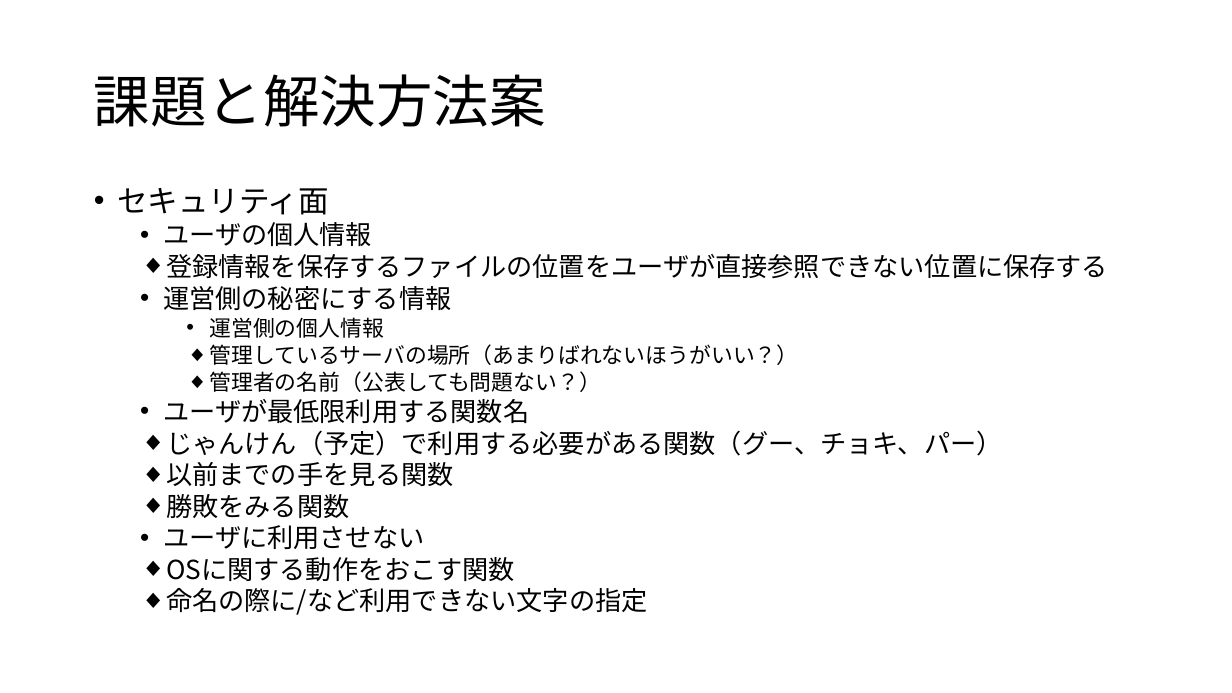
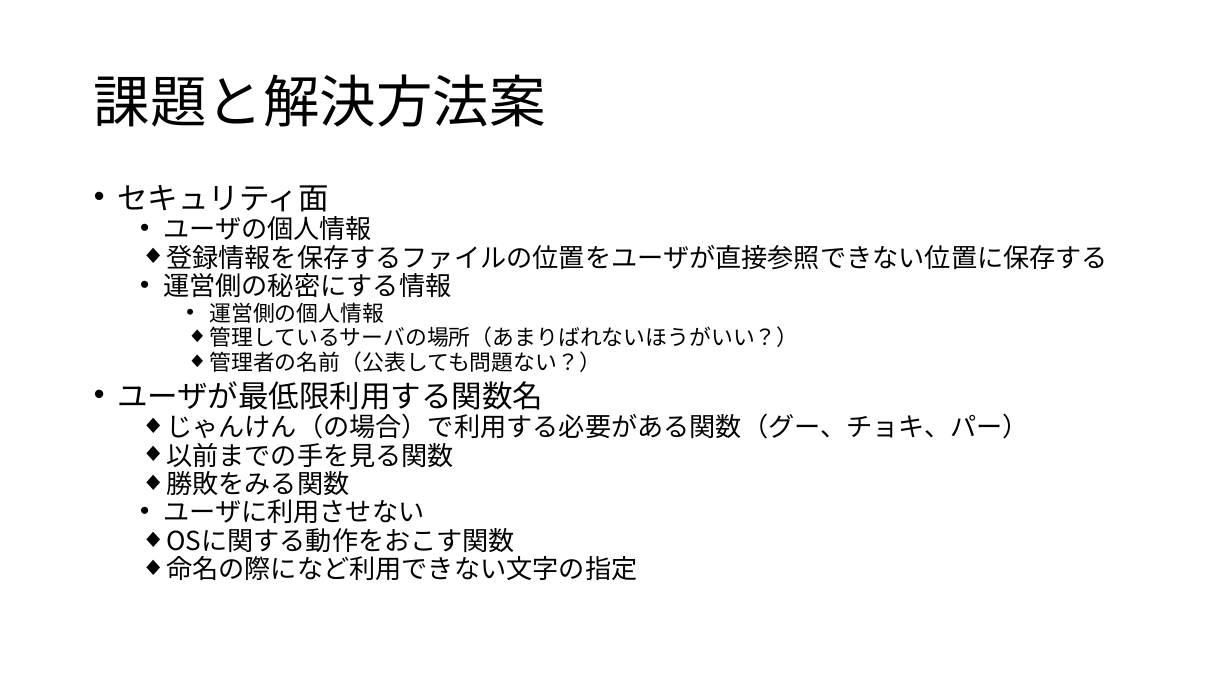
Before and after one commit to kait-takanolab/1821121-shimaoka-thesis, a slide deck: slide 11 of 1821121_shimaoka_sotsuken.pptx. Drawn at 1232x693 pixels with LibreOffice and Linux fonts; fonts in the diff are those of the drawing. Boxes give left, top, right and bottom in pixels: in the first picture for what was removed or moved away, otherwise in the second. Text is boxed around its words. In the diff, an @@ line names an element or a change of style, - is before the commit and + after.

```diff
--- a/1821121_shimaoka_sotsuken.pptx
+++ b/1821121_shimaoka_sotsuken.pptx
@@ text at box(117, 185, 1108, 557): size 20.4 to 23.8 pt in "ユーザが最低限利用する関数名"; line spacing 0.8 to 0.7; list level 2 to 1 in "ユーザが最低限利用する関数名" @@
@@ text at box(166, 409, 1029, 439): text changed @@
-  ◆ じゃんけん（予定）で利用する必要がある関数（グー、チョキ、パー）
+  ◆ じゃんけん（の場合）で利用する必要がある関数（グー、チョキ、パー）
@@ text at box(166, 551, 637, 580): text changed @@
-  ◆ 命名の際に/など利用できない文字の指定
+  ◆ 命名の際になど利用できない文字の指定
```
Also in this commit, not shown: 4 other slides changed, 2 slides removed.
